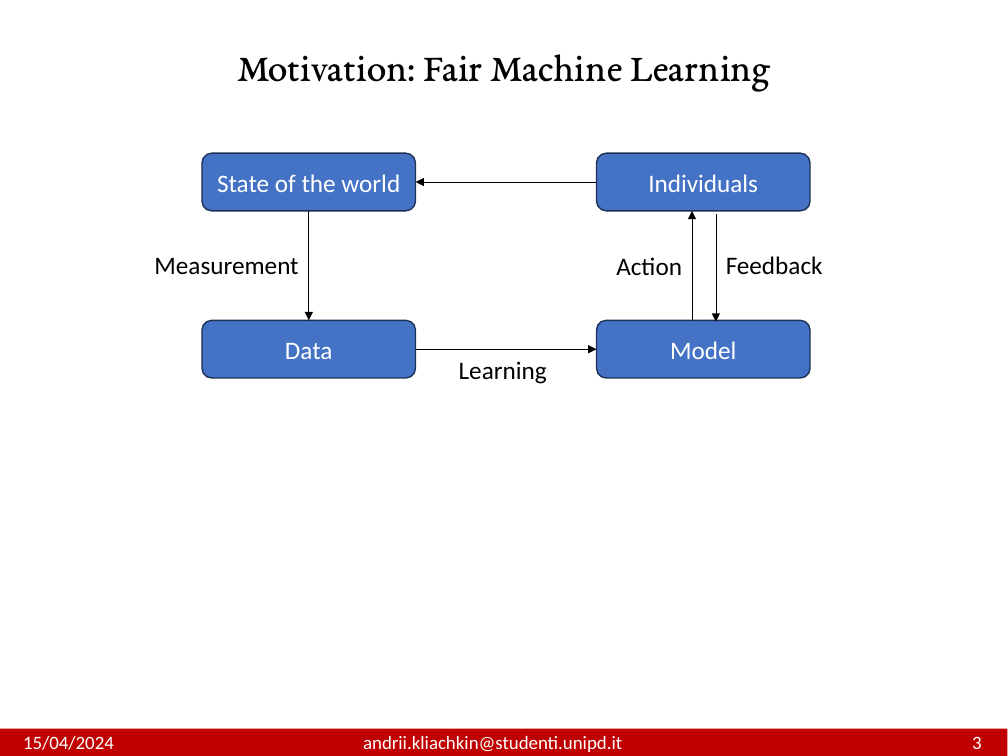
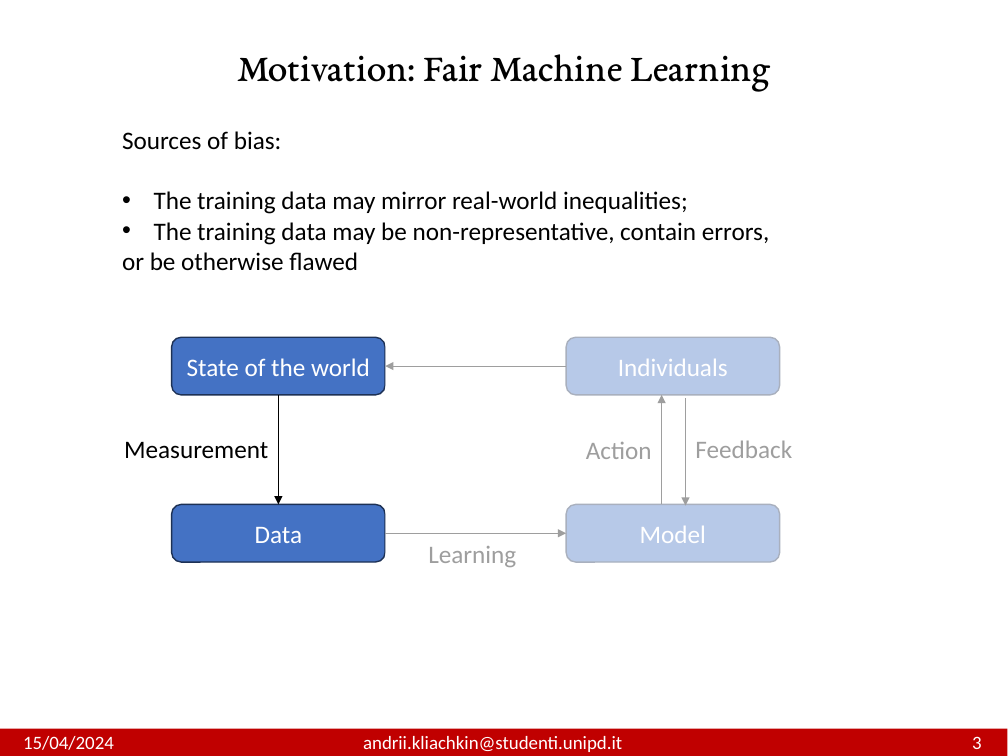
Before and after one commit to andrewklayk/unipd_thesis, a slide deck: slide 31 of AndriiKliachkin.pptx (slide 3 before the commit). Drawn at 1008x756 pixels with LibreOffice and Linux fonts; fonts in the diff are those of the drawing. Boxes give left, top, right and bottom in pixels: in the first picture for what was removed or moved away, otherwise in the second. Text is boxed around its words. In the diff, an @@ line names an element or a change of style, - is before the commit and + after.

```diff
--- a/AndriiKliachkin.pptx
+++ b/AndriiKliachkin.pptx
@@ text added at box(122, 131, 769, 270), 18 pt, text #000000 @@
+Sources of bias:
+• The training data may mirror real-world inequalities;
+• The training data may be non-representative, contain errors,
+or be otherwise flawed
@@ rectangle added at box(385, 282, 881, 614), fill #FFFFFF at 62% opacity @@
@@ 5 arrows, 4 rounded rectangles, 4 texts: place and size @@
-5 arrows, 4 rounded rectangles, 4 texts at box(154, 153, 823, 384)
+5 arrows, 4 rounded rectangles, 4 texts at box(124, 338, 792, 567)
```
Also in this commit, not shown: 1 other slide changed, 29 slides added, 24 other files.
